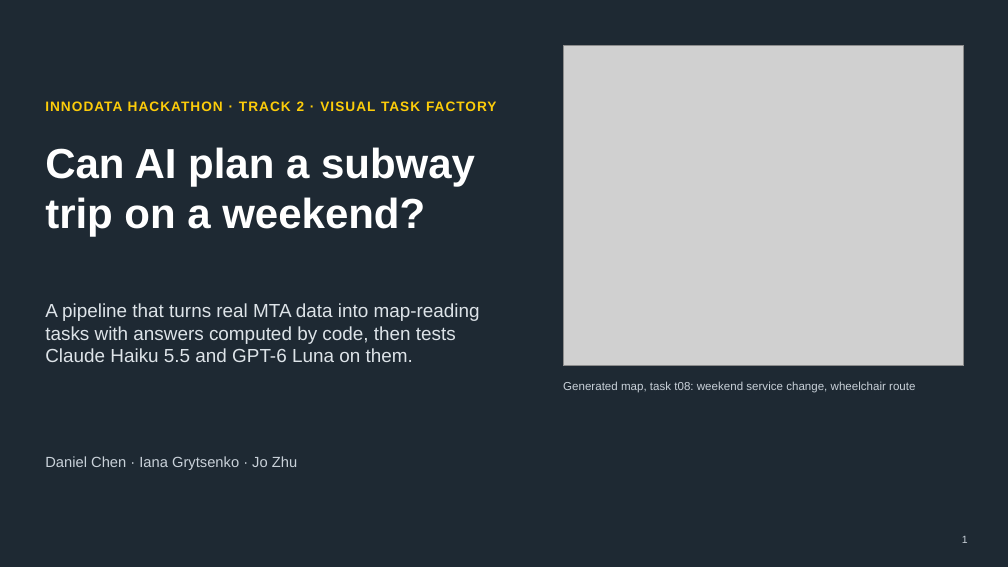
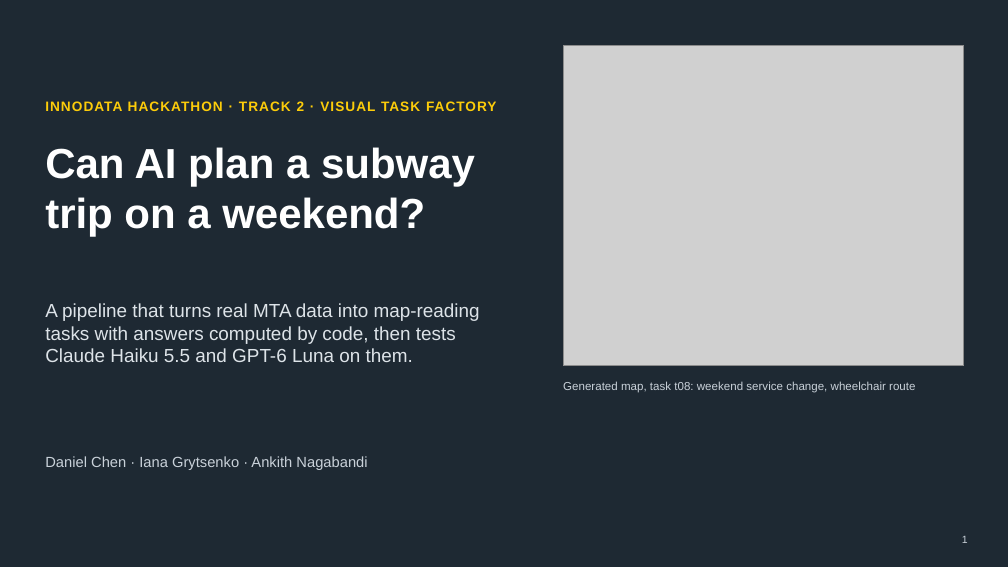
Before and after one commit to dchen024/innodata-hackathon-team-2, a slide deck: slide 1 of slides/subway_task_factory.pptx. Drawn at 1008x567 pixels with LibreOffice and Linux fonts; fonts in the diff are those of the drawing; grey boxes stand for pictures. Boxes give left, top, right and bottom in pixels: in the first picture for what was removed or moved away, otherwise in the second. Text is boxed around its words. In the diff, an @@ line names an element or a change of style, - is before the commit and + after.

Commit message:
Team: remove Jo Zhu from contributions and slides; add Ankith Nagabandi to the title slide

```diff
--- a/slides/subway_task_factory.pptx
+++ b/slides/subway_task_factory.pptx
@@ text at bbox=[45, 456, 367, 470]: text changed @@
-Daniel Chen · Iana Grytsenko · Jo Zhu
+Daniel Chen · Iana Grytsenko · Ankith Nagabandi
```
Also in this commit, not shown: 1 other file.
